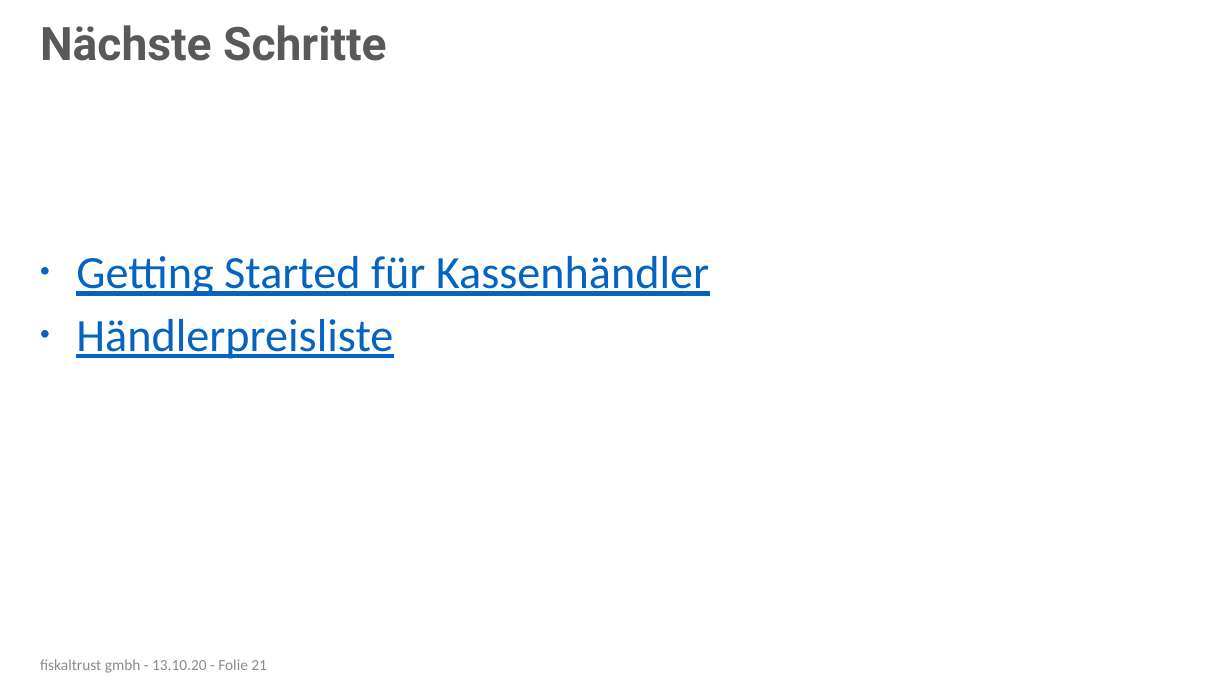
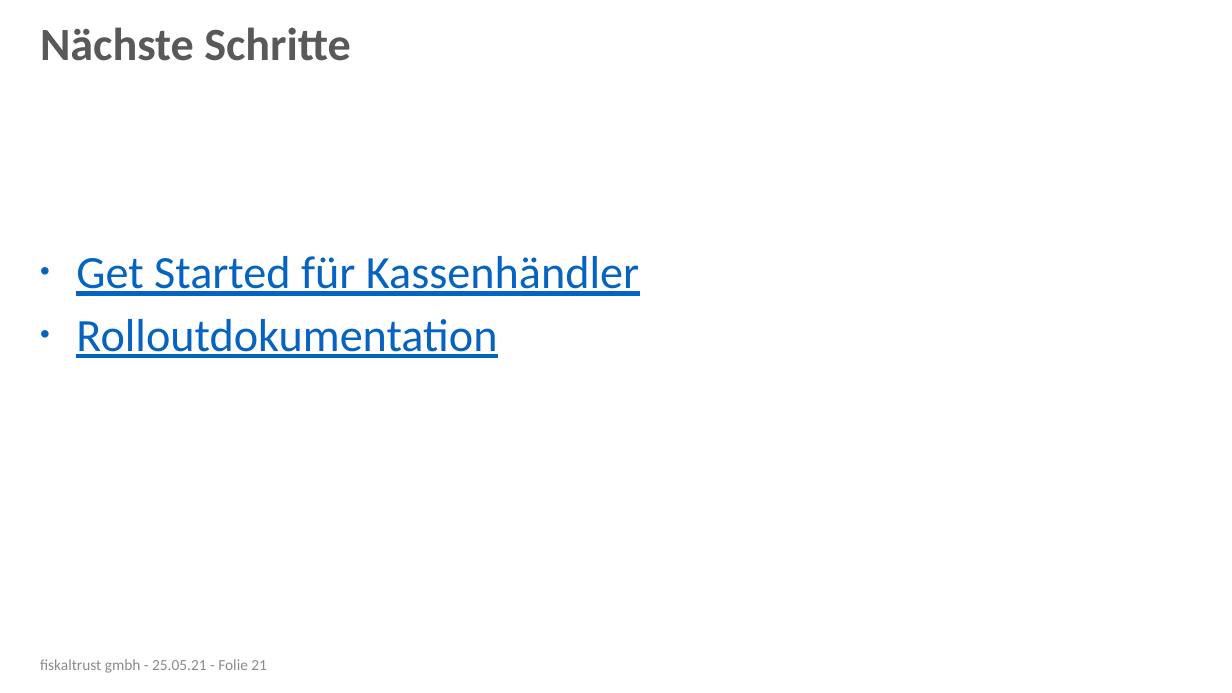
Before and after one commit to fiskaltrust/getting-started, a slide deck: slide 21 of posdealers/presentations/sales/media/posdealer-sales-rollout.pptx. Drawn at 1232x693 pixels with LibreOffice and Linux fonts; fonts in the diff are those of the drawing; background and template pictures are left out. Boxes give left, top, right and bottom in pixels: in the first picture for what was removed or moved away, otherwise in the second. Text is boxed around its words. In the diff, an @@ line names an element or a change of style, - is before the commit and + after.

```diff
--- a/posdealers/presentations/sales/media/posdealer-sales-rollout.pptx
+++ b/posdealers/presentations/sales/media/posdealer-sales-rollout.pptx
@@ title "Nächste Schritte" at box(40, 27, 351, 61): font Roboto to Calibri @@
@@ text at box(76, 256, 639, 358): text changed @@
-• Getting Started für Kassenhändler
-• Händlerpreisliste
+• Get Started für Kassenhändler
+• Rolloutdokumentation
@@ text at box(40, 659, 267, 673): text changed @@
-fiskaltrust gmbh - 13.10.20 - Folie 21
+fiskaltrust gmbh - 25.05.21 - Folie 21
```
Also in this commit, not shown: 17 other slides changed, 10 other files.
